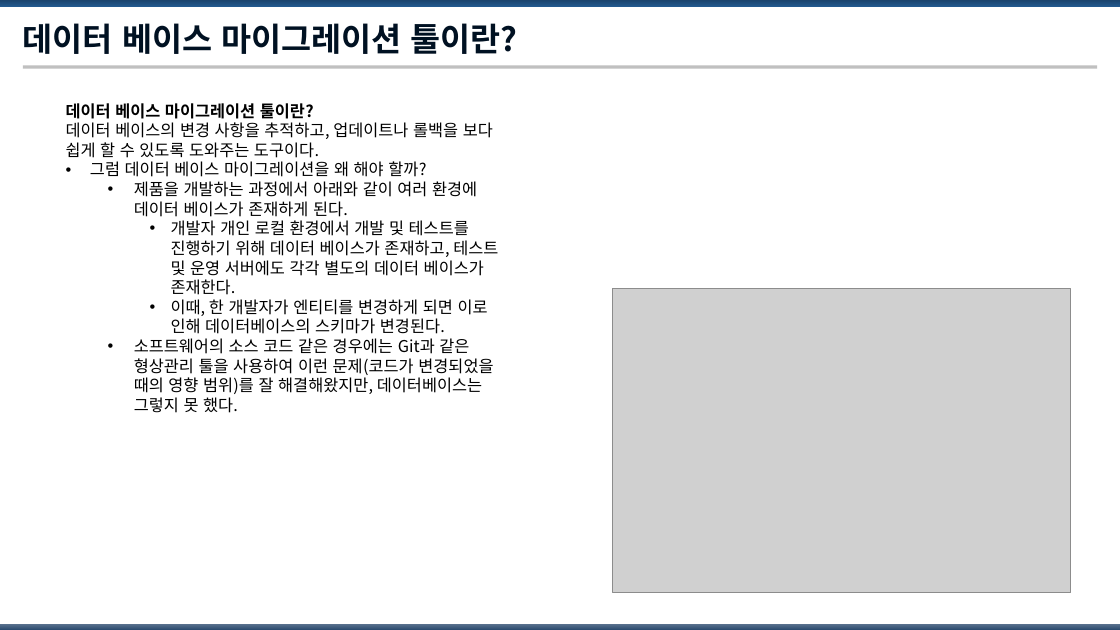
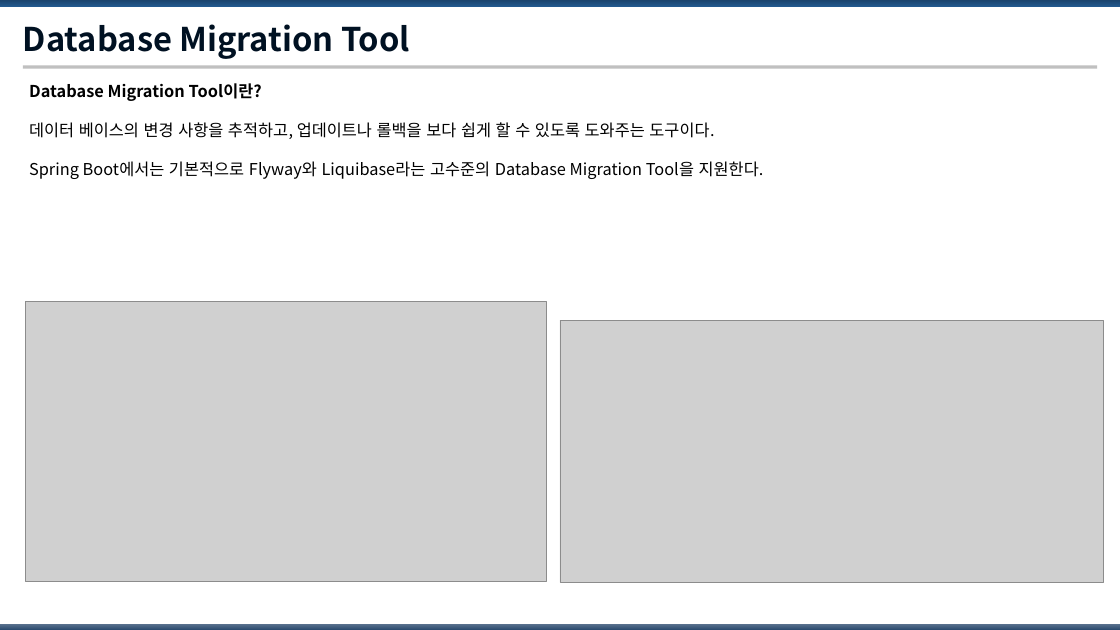
Before and after one commit to Park-Seung-Hun/flyway-test, a slide deck: slide 6 of Database Migration Tool.pptx (slide 5 before the commit). Drawn at 1120x630 pixels with LibreOffice and Linux fonts; fonts in the diff are those of the drawing; grey boxes stand for pictures. Boxes give left, top, right and bottom in pixels: in the first picture for what was removed or moved away, otherwise in the second. Text is boxed around its words. In the diff, an @@ line names an element or a change of style, - is before the commit and + after.

```diff
--- a/Database Migration Tool.pptx
+++ b/Database Migration Tool.pptx
@@ title at (x1=23, y1=24, x2=410, y2=59): text changed @@
-데이터 베이스 마이그레이션 툴이란?
+Database Migration Tool
@@ text "Database Migration Tool이란?" moved from (x1=66, y1=103, x2=498, y2=413) to (x1=29, y1=83, x2=764, y2=179) @@
@@ text at (x1=29, y1=83, x2=262, y2=101): text changed @@
-데이터 베이스 마이그레이션 툴이란?
+Database Migration Tool이란?
@@ text at (x1=29, y1=161, x2=764, y2=179): text changed @@
-• 그럼 데이터 베이스 마이그레이션을 왜 해야 할까?
-  • 제품을 개발하는 과정에서 아래와 같이 여러 환경에 데이터 베이스가 존재하게 된다.
-    • 개발자 개인 로컬 환경에서 개발 및 테스트를 진행하기 위해 데이터 베이스가 존재하고, 테스트 및 운영 서버에도 각각 별도의 데이터 베이스가 존재한다.
-    • 이때, 한 개발자가 엔티티를 변경하게 되면 이로 인해 데이터베이스의 스키마가 변경된다.
-  • 소프트웨어의 소스 코드 같은 경우에는 Git과 같은 형상관리 툴을 사용하여 이런 문제(코드가 변경되었을 때의 영향 범위)를 잘 해결해왔지만, 데이터베이스는 그렇지 못 했다.
+Spring Boot에서는 기본적으로 Flyway와 Liquibase라는 고수준의 Database Migration Tool을 지원한다.
@@ picture added at (x1=25, y1=302, x2=547, y2=581) @@
@@ picture resized from (x1=613, y1=289, x2=1071, y2=593) to (x1=560, y1=320, x2=1104, y2=582) @@
```
Also in this commit, not shown: 8 other slides changed, 2 slides added, 3 slides removed, 3 other files.
